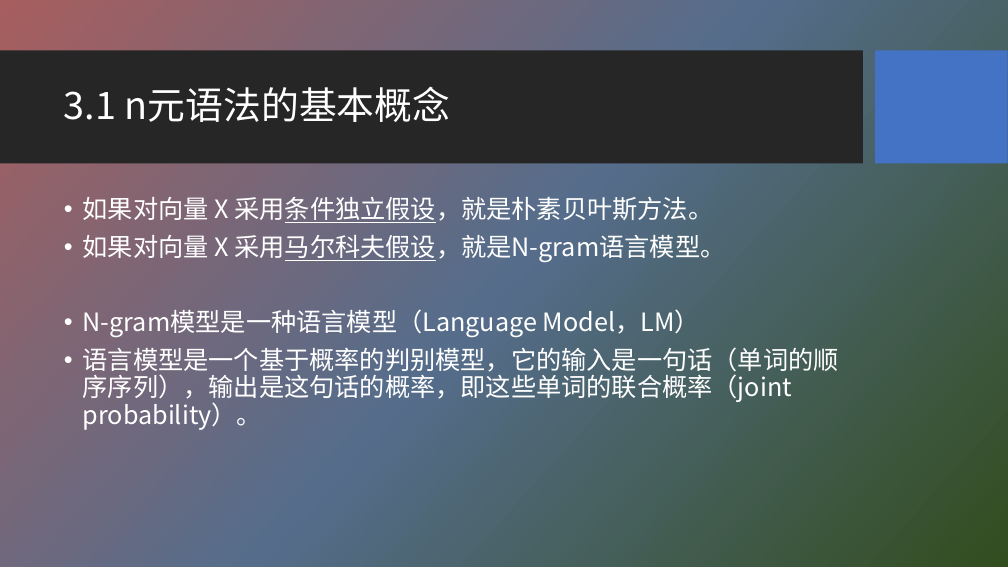
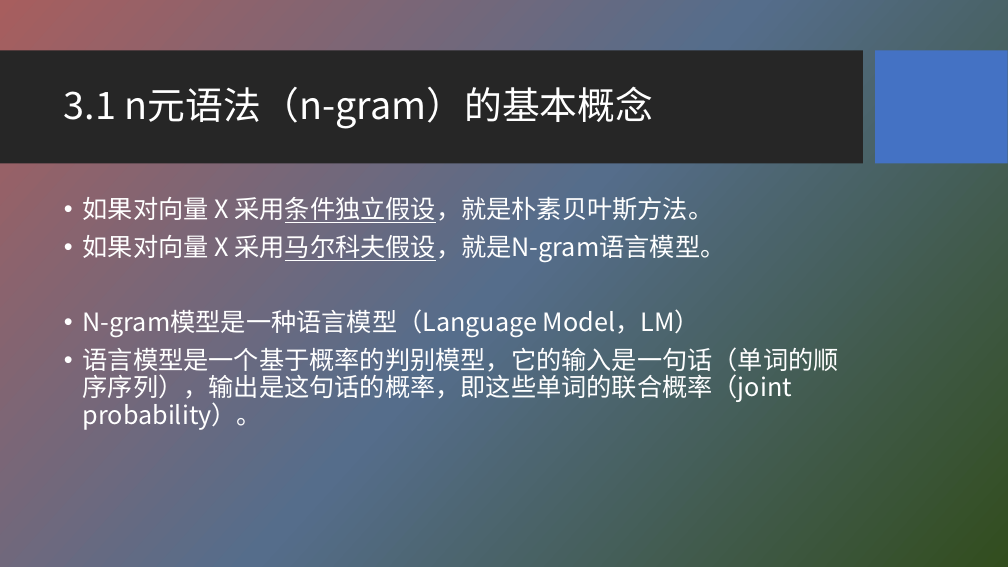
Before and after one commit to HBU/NLP_PPT, a slide deck: slide 5 of PPT-2020/ch03 n元语法模型.pptx (slide 3 before the commit). Drawn at 1008x567 pixels with LibreOffice and Linux fonts; fonts in the diff are those of the drawing; background and template pictures are left out. Boxes give left, top, right and bottom in pixels: in the first picture for what was removed or moved away, otherwise in the second. Text is boxed around its words. In the diff, an @@ line names an element or a change of style, - is before the commit and + after.

```diff
--- a/PPT-2020/ch03 n元语法模型.pptx
+++ b/PPT-2020/ch03 n元语法模型.pptx
@@ title at bbox=[64, 86, 654, 129]: text changed @@
-3.1 n元语法的基本概念
+3.1 n元语法（n-gram）的基本概念
```
Also in this commit, not shown: 1 other slide changed, 2 slides added, 34 other files.
